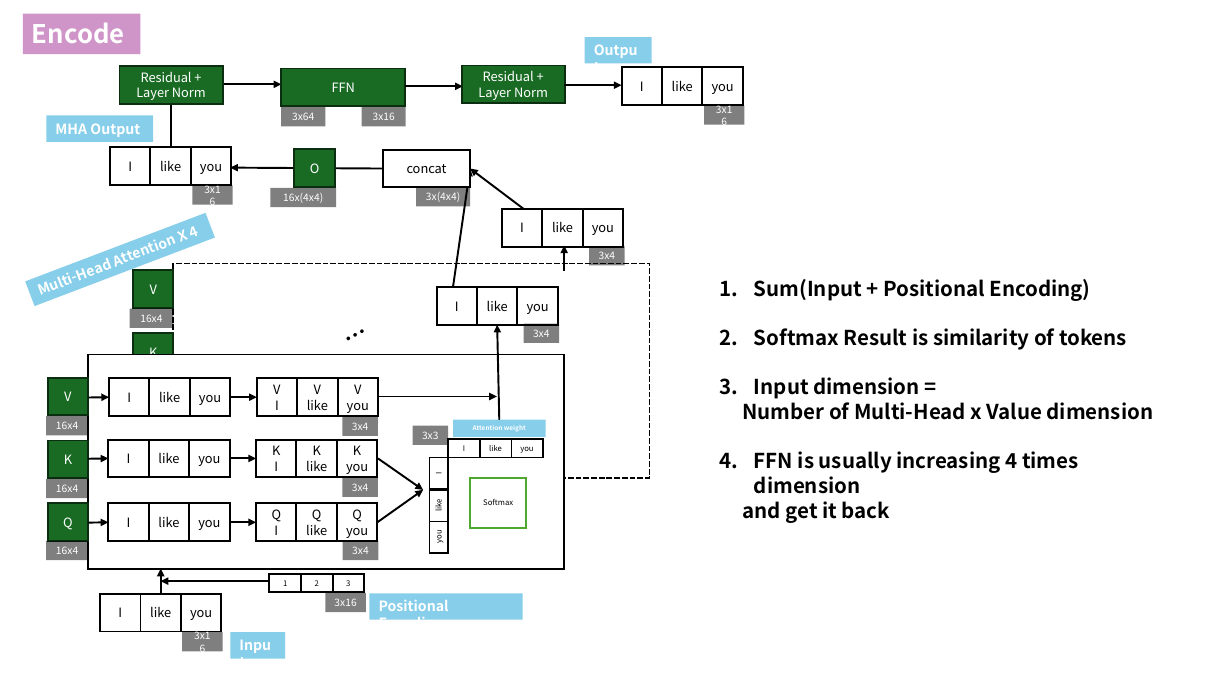
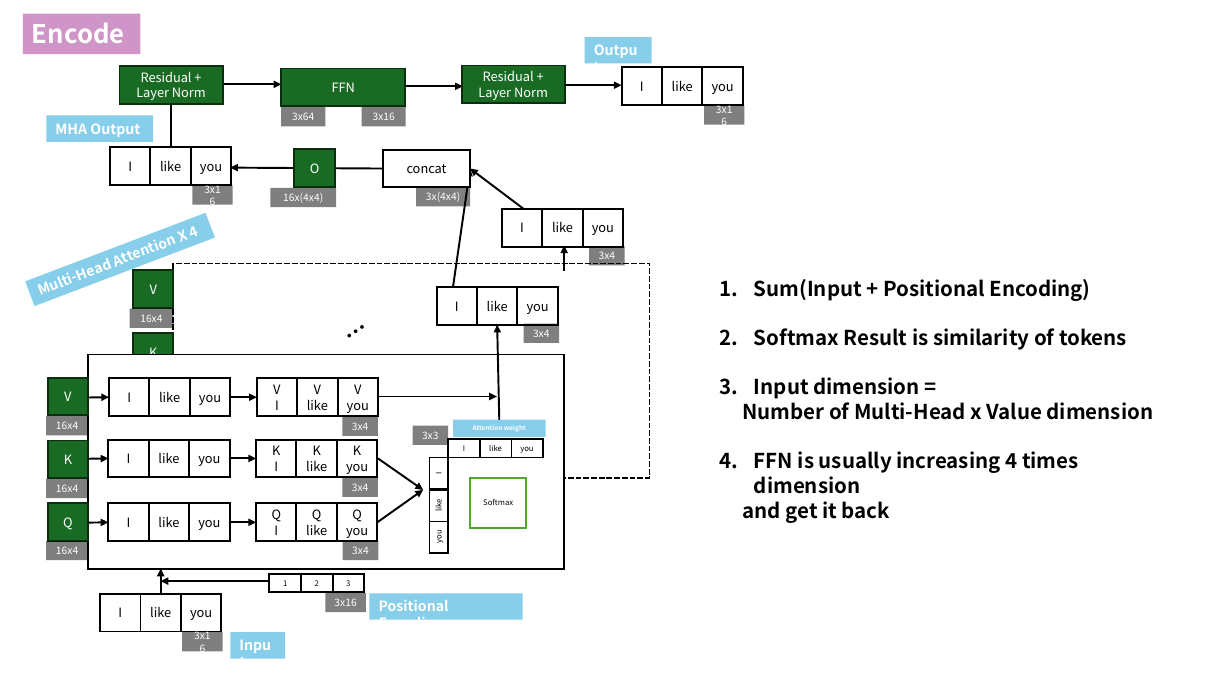
Before and after one commit to KCnote/KCnote.github.io, a slide deck: slide 1 of _posts/Dummy/Presentation1.pptx. Drawn at 1232x693 pixels with LibreOffice and Linux fonts; fonts in the diff are those of the drawing. Boxes give left, top, right and bottom in pixels: in the first picture for what was removed or moved away, otherwise in the second. Text is boxed around its words. In the diff, an @@ line names an element or a change of style, - is before the commit and + after.

```diff
--- a/_posts/Dummy/Presentation1.pptx
+++ b/_posts/Dummy/Presentation1.pptx
@@ text "…": place and size @@
-text "…" at bbox=[329, 308, 386, 361]
+text "…" at bbox=[329, 297, 396, 359]
@@ text "…" at bbox=[329, 297, 396, 359]: rotation 332 to 325 degrees @@
```
Also in this commit, not shown: 1 other slide changed, 3 other files.
